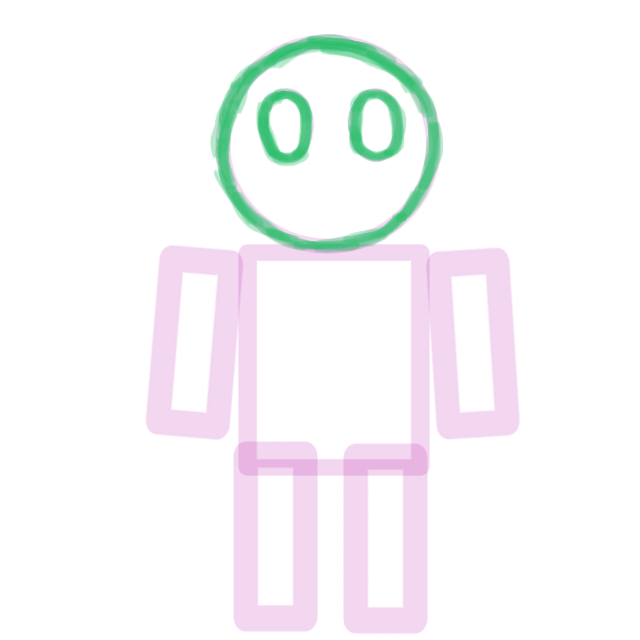
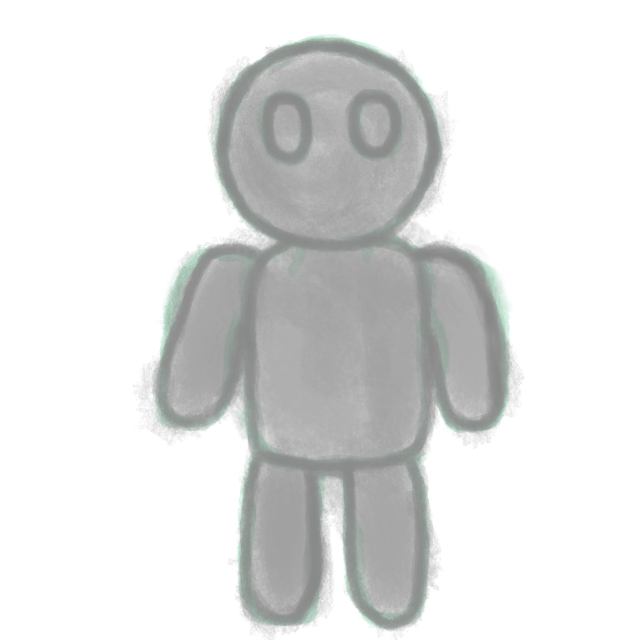
Comparing the layer stacks of the two (640, 640) images. Changes:
added layer "legs_1" above "arms_1" over box(192, 384, 448, 640)
added layer "arms_1" above "body_1" over box(129, 192, 525, 448)
added layer "body_1" above "eyes_1" over box(192, 192, 448, 512)
added layer "eyes_1" above "head_1" over box(207, 64, 448, 192)
added layer "head_1" above "color" over box(192, 34, 512, 320)
added layer "color" (83%) above "Paint Layer 5" over box(129, 34, 525, 640)
"Paint Layer 5": opacity 100% → 34%, painted on it over box(129, 34, 525, 640)
removed layer "Paint Layer 4" (1st of 2) over box(320, 64, 448, 192)
removed layer "Paint Layer 4" (2nd of 2) over box(256, 64, 320, 192)
removed layer "Copy of Paint Layer 3" (1st of 3) over box(384, 192, 525, 448)
removed layer "Copy of Paint Layer 3" (2nd of 3) over box(129, 192, 256, 448)
removed layer "Copy of Paint Layer 3" (3rd of 3) over box(256, 384, 448, 640)
removed layer "Paint Layer 3" over box(192, 384, 320, 640)
removed layer "Paint Layer 2" over box(192, 192, 512, 576)
removed layer "Paint Layer 1" over box(203, 34, 459, 312)
